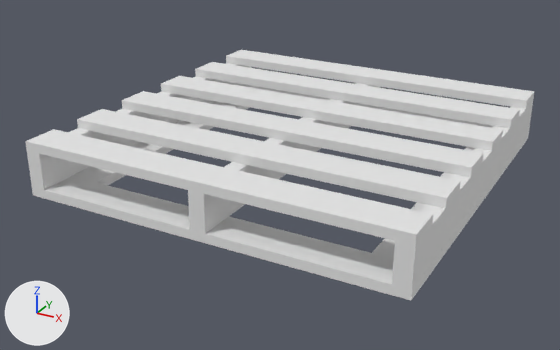
Two versions of the FBX model Hide and Seek Prototype/Assets/Models/Objects/Other/Pallet.fbx, one commit apart.
Rendered twice from a camera (50 mm lens) standing at (1.73, -3.39, 1.46) and looking at (-0.07, -0.12, -0.17). The axes (+X, +Y, +Z) are drawn at lower left. The lights are the same throughout.
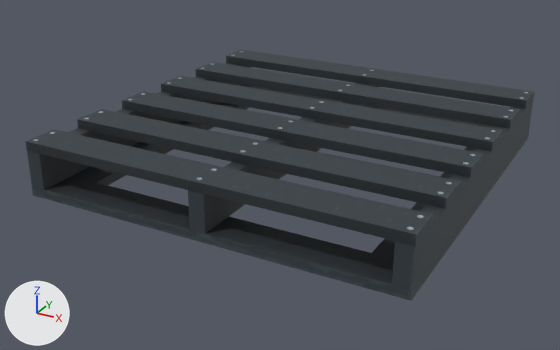
What differs and where, as boxes (x1, y1, x2, y2) in the pictures (560 x 350 px):
'Cube', surface changed (white to grey)
    both: (25, 50, 534, 301)

The edits, one by one:
Picture 'Pallet Texture.png' (img_pallet_texture_png) is new.
In material 'Material' (mat_material), base_color is no longer (0.8, 0.8, 0.8), white #e7e7e7.
In material 'Material' (mat_material), texture is now set to img_pallet_texture_png.
